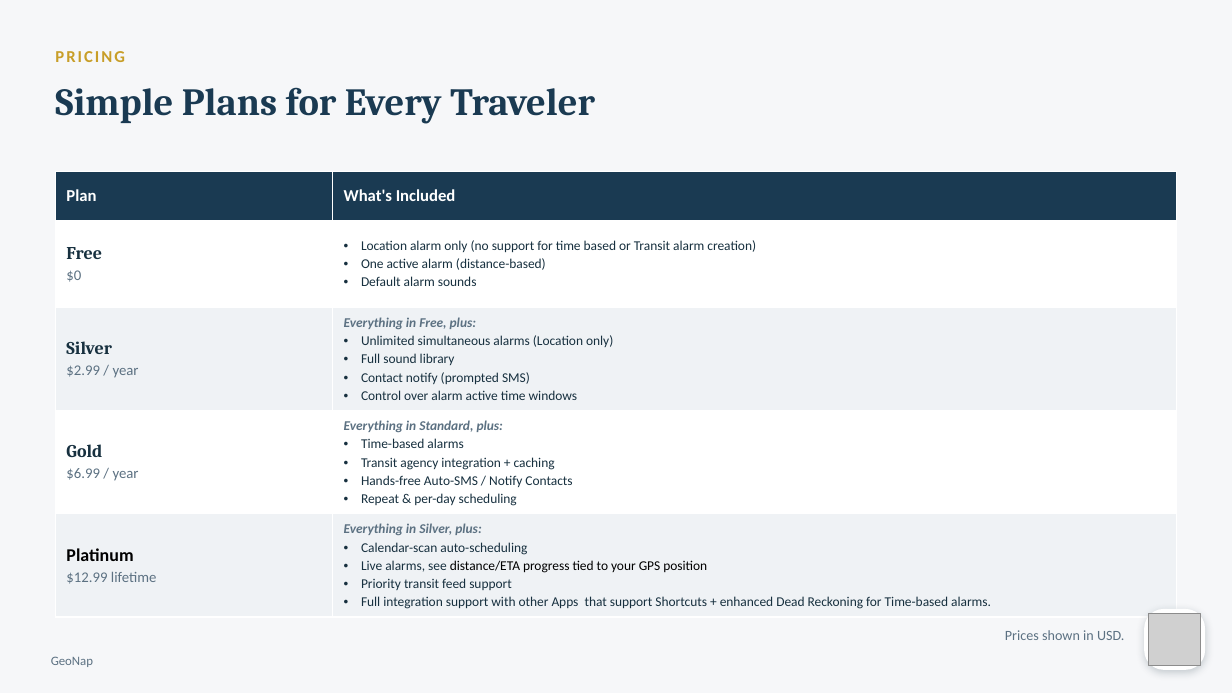
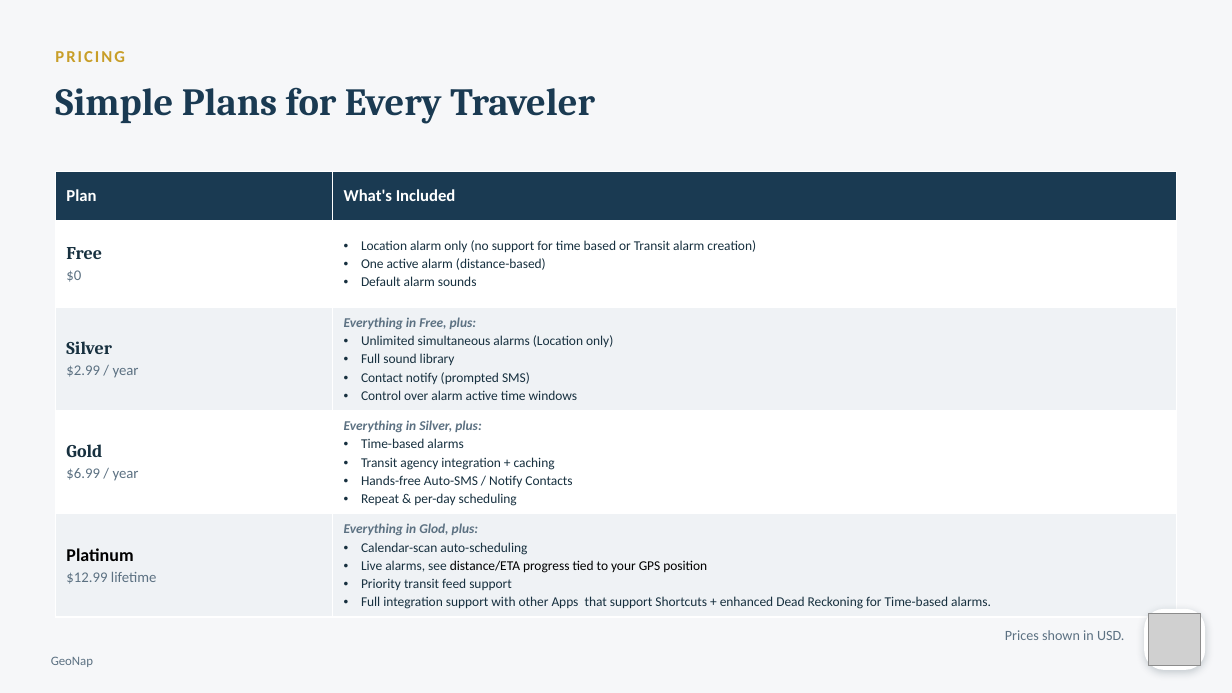
Before and after one commit to rmbartis/GeoNap, a slide deck: slide 18 of docs/GeoNap Presentations/GeoNap_Marketing_Deck.pptx. Drawn at 1232x693 pixels with LibreOffice and Linux fonts; fonts in the diff are those of the drawing; grey boxes stand for pictures. Boxes give left, top, right and bottom in pixels: in the first picture for what was removed or moved away, otherwise in the second. Text is boxed around its words. In the diff, an @@ line names an element or a change of style, - is before the commit and + after.

Commit message:
1) Update support emails and privacy statment to align with creation of mba-labs website which will host this a future products while provide some secuirity and isolation from personal emails, etc. 2) Enaure alarms, per-day, selection is only enabled when user had enabled "Repeat" 3) Make updates to Marketing deck to correct pricing tiers

```diff
--- a/docs/GeoNap Presentations/GeoNap_Marketing_Deck.pptx
+++ b/docs/GeoNap Presentations/GeoNap_Marketing_Deck.pptx
@@ table at (55, 172, 1177, 625) @@
-row 4, column 2: Everything in Standard, plus: / Time-based alarms / Transit agency integration + caching / Hands-free Auto-SMS / Notify Contacts / Repeat & per-day scheduling
+row 4, column 2: Everything in Silver, plus: / Time-based alarms / Transit agency integration + caching / Hands-free Auto-SMS / Notify Contacts / Repeat & per-day scheduling
-row 5, column 2: Everything in Silver, plus: / Calendar-scan auto-scheduling / Live alarms, see distance/ETA progress tied to your GPS position / Priority transit feed support / Full integration support with other Apps that support Shortcuts + enhanced Dead Reckoning for Time-based alarms.
+row 5, column 2: Everything in Glod, plus: / Calendar-scan auto-scheduling / Live alarms, see distance/ETA progress tied to your GPS position / Priority transit feed support / Full integration support with other Apps that support Shortcuts + enhanced Dead Reckoning for Time-based alarms.
```
Also in this commit, not shown: 1 other slide changed, 26 other files.
